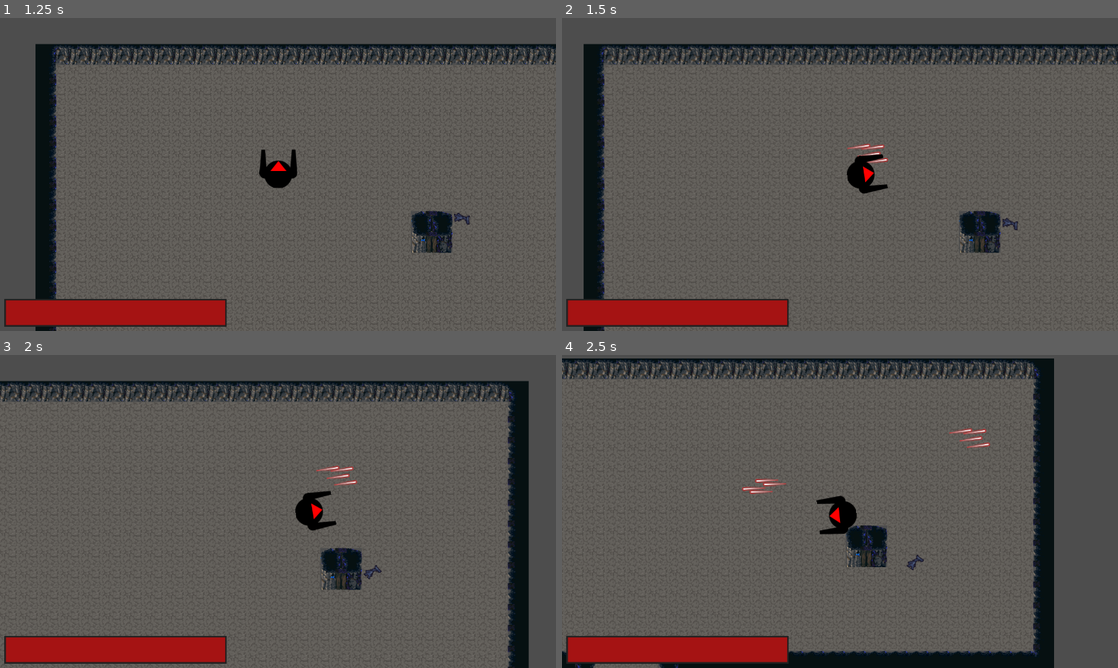
Above: before the commit, frames 1-4 (two rows, left to right).
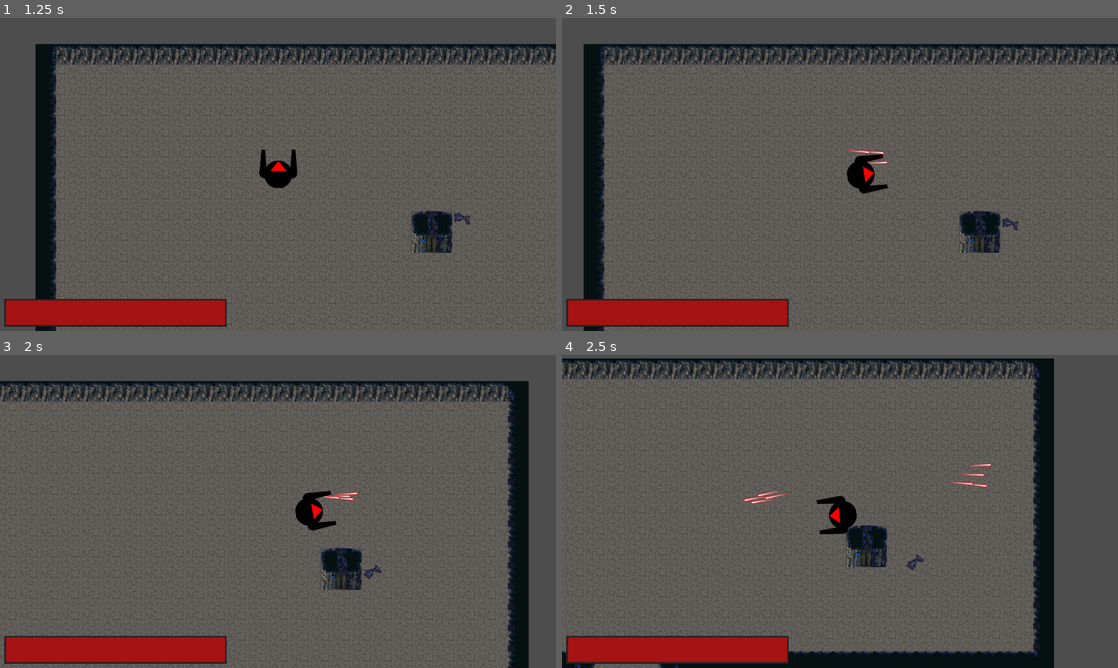
Above: after the commit, the same moments.

Repository: JehtBlack/tiny-creatures
Game: Godot game, scene res://scenes/main_menu.tscn
Same seed, same stepped clock (60 frames per second), same inputs: the game is played once before the commit and once after it.
Inputs (mouse positions are in pixels of both pictures, inside the frame that each line leads up to):
- Up to frame 1 (1.25 s): click "Play" at 0.5 s
- Up to frame 2 (1.5 s): move the mouse to (962, 158) at 1.27 s; hold D (Right) from 1.28 s (still down); click (962, 158) at 1.35 s
- Up to frame 3 (2 s): keep holding D (Right)
- Up to frame 4 (2.5 s): move the mouse to (728, 527) at 2.02 s; release D (Right) at 2.03 s; hold S (Backward) from 2.03 s (still down); right-click (728, 527) at 2.1 s

Frame 1 is identical in both runs. In frame 2, 0.2% of the frame differs, in the area x 51-59%, y 40-47%; in frame 3, 0.3%; in frame 4, 0.6%, in the area x 32-78%, y 23-48%.

Commit message:
Mouse targeting

Diff:
--- a/scenes/gun.gd
+++ b/scenes/gun.gd
@@ -15,6 +15,6 @@
 func fire(_fire_just_pressed: bool, _target: Vector2, spawn_signal: Signal) -> void:
 	if fire_timer.is_stopped():
 		var spawn_marker: Node2D = ($ProjectileSpawnMarkers.get_child(randi() % $ProjectileSpawnMarkers.get_child_count()) if $ProjectileSpawnMarkers.get_child_count() > 0 else $ProjectileSpawnMarkers)
-		var direction = Vector2.RIGHT.rotated(spawn_marker.global_rotation).normalized()
+		var direction = (_target - spawn_marker.global_position).normalized()
 		spawn_signal.emit(bullet, spawn_marker.global_position, direction, bullet_exit_speed)
 		fire_timer.start()
Not shown: 1 places in scenes/level_one.tscn that only renumber resources
